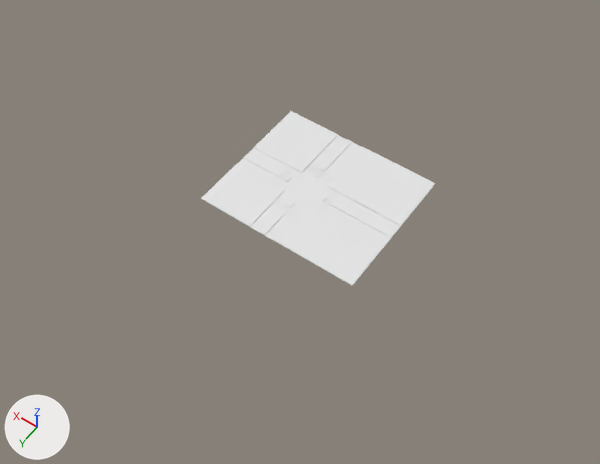
The FBX model Assets/PiaoAsset/Level5/level5 floor.fbx: old version first, new version second.
Both versions are drawn from a 50 mm lens placed at (-421.0, 588.0, 832.0), pointed at (-27.0, 38.0, -33.0). Lighting does not change. The marker at lower left points along +X, +Y and +Z. The older version comes first. Where no turn or scale is listed for an object, it has been applied to the vertices. Vertices at exactly the same position are counted once.

The first picture shows 'floor' and 1 more.
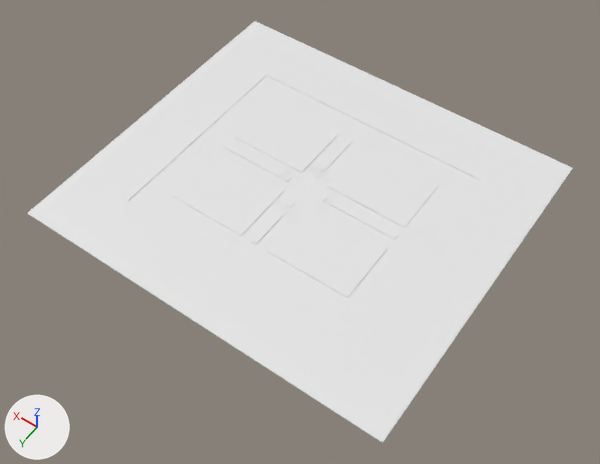
Location of each change, (x1, y1, x2, y2) in pixels of the pictures (600 x 464 px):
'floor', reshaped (132% wider, 140% taller)
    before: (201, 111, 436, 286)
    after: (27, 21, 573, 443)

Diff of the bpy script that builds the scene:
```diff
--- a/Assets/PiaoAsset/Level5/level5 floor.fbx.py
+++ b/Assets/PiaoAsset/Level5/level5 floor.fbx.py
@@ mat_floor @@
+mat_floor = principled_material('floor')
+mat_floor.base_color = (0.8, 0.8, 0.8)  # white #e7e7e7
@@ me_plane_001 @@
 # used by ob_floor; location = (0.0, 0.0, 0.0)
-me_plane_001.from_pydata(...)  # 96 vertices, 65 faces; spans x -142.0..95.0, y -112.0..89.0, z 0.0..1.0
-me_plane_001.materials.append(mat_level1_001)  # white #e7e7e7
+me_plane_001.from_pydata(...)  # 130 vertices, 89 faces; spans x -278.0..261.0, y -243.0..239.0, z 0.0..1.0
+# me_plane_001 part 1
+# 10 vertices in x -142.0, y -112.0..16.0, z 0.0..1.0 move by (-5.0, 0.0, 0.0)
+# 10 vertices in x 95.0, y -112.0..16.0, z 0.0..1.0 move by (35.0, 0.0, 0.0)
+# 8 vertices in x -26.0..14.0, y 89.0, z 0.0..1.0 move by (0.0, 18.0, 0.0)
+# 4 vertices move from x -142.0..95.0, y 89.0, z 0.0..1.0 to x -147.0..130.0, y 107.0, z 0.0..1.0
+# 34 vertices are added at x -278.0..261.0, y -243.0..239.0, z 0.0..1.0
+# 24 new faces join them
+me_plane_001.materials.append(mat_floor)  # white #e7e7e7
```
